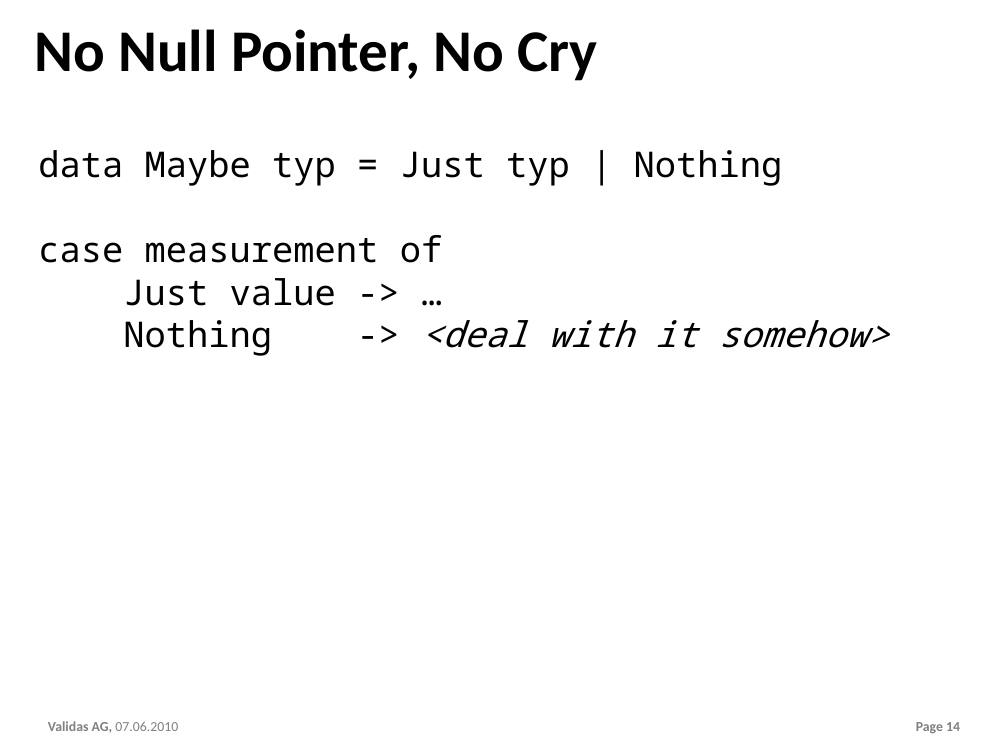
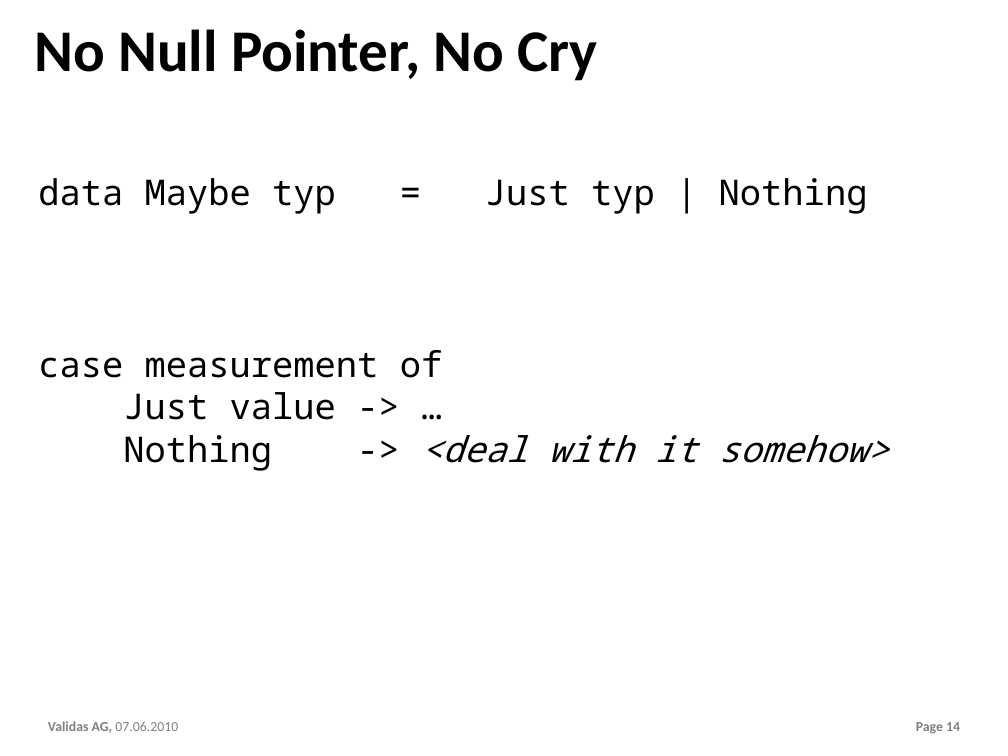
Before and after one commit to theoremprover/chess, a slide deck: slide 14 of ppt/Chess200.pptx. Drawn at 1008x756 pixels with LibreOffice and Linux fonts; fonts in the diff are those of the drawing; background and template pictures are left out. Boxes give left, top, right and bottom in pixels: in the first picture for what was removed or moved away, otherwise in the second. Text is boxed around its words. In the diff, an @@ line names an element or a change of style, - is before the commit and + after.

```diff
--- a/ppt/Chess200.pptx
+++ b/ppt/Chess200.pptx
@@ text "data Maybe typ = Just ...": place and size @@
-text "data Maybe typ = Just ..." at [38, 150, 889, 356]
+text "data Maybe typ = Just ..." at [38, 178, 868, 214]
@@ text at [38, 235, 889, 356]: paragraphs removed @@
-case measurement of
-Just value -> …
-Nothing -> <deal with it somehow>
@@ text added at [38, 350, 889, 471], 36 pt, text #000000 @@
+case measurement of
+Just value -> …
+Nothing -> <deal with it somehow>
```
Also in this commit, not shown: 6 other slides changed.
